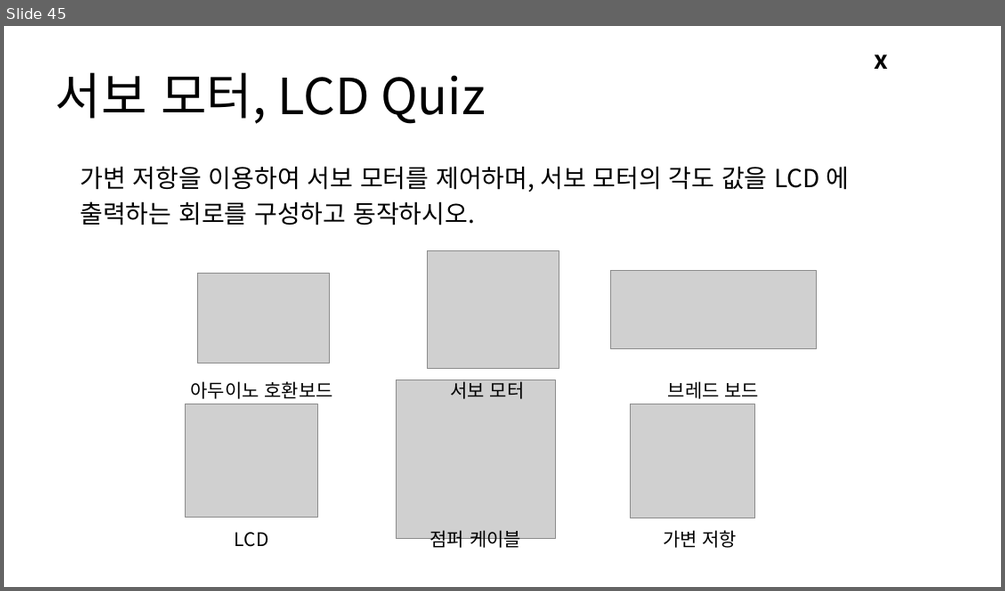
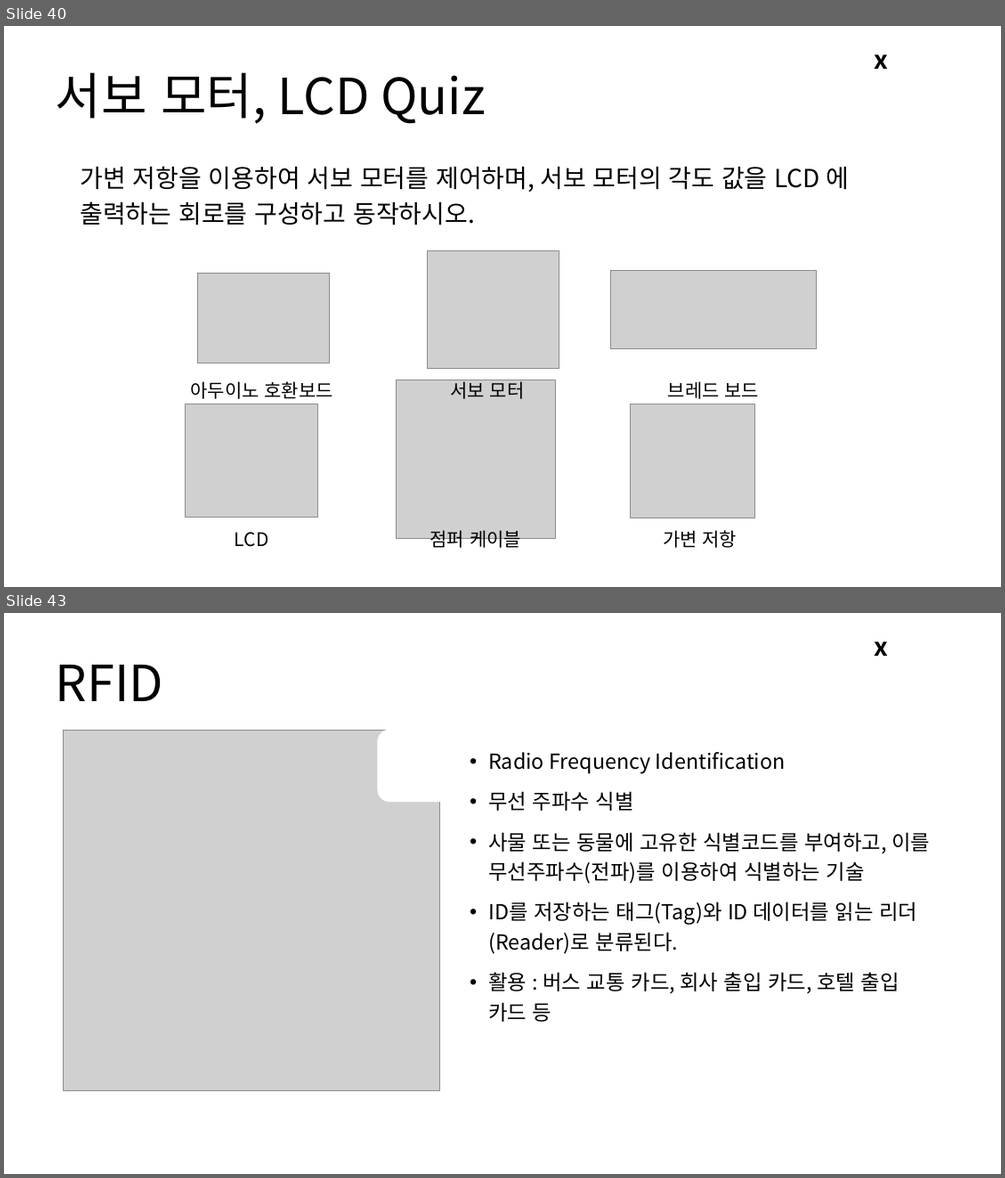
Before and after one commit to Leader-Lesson/KDT_RE_3rd, a slide deck: material/Arduino/03_아두이노 활용하기 2.pptx. Shown one above the other, each under a label of ours: slide 45 before the commit, slides 40 and 43 after it; the slides between them are not shown. The pictures are 1005x591 and 1005x1178 pixels, drawn with LibreOffice and Linux fonts; fonts in the diff are those of the drawing; grey boxes stand for pictures; background and template pictures are left out. Boxes give left, top, right and bottom in pixels: in the first picture for what was removed or moved away, otherwise in the second. Text is boxed around its words. In the diff, an @@ line names an element or a change of style, - is before the commit and + after.

```diff
--- a/material/Arduino/03_아두이노 활용하기 2.pptx
+++ b/material/Arduino/03_아두이노 활용하기 2.pptx
@@ slide 43 added at box(4, 613, 1001, 1174), background #FFFFFF; not listed: 1 template element that a slide beside it also shows @@
@@ title added at box(56, 665, 163, 701), 48 pt, text #000000 @@
+RFID
@@ picture added at box(64, 730, 440, 1091) @@
@@ rounded rectangle added at box(378, 730, 455, 802), fill #FFFFFF, outline #FFFFFF 1 pt @@
@@ text added at box(488, 752, 930, 1022), 20 pt, text #000000 @@
+• Radio Frequency Identification
+• 무선 주파수 식별
+• 사물 또는 동물에 고유한 식별코드를 부여하고, 이를 무선주파수(전파)를 이용하여 식별하는 기술
+• ID를 저장하는 태그(Tag)와 ID 데이터를 읽는 리더(Reader)로 분류된다.
+• 활용 : 버스 교통 카드, 회사 출입 카드, 호텔 출입 카드 등
@@ what was slide 45 is now slide 40 @@
```
Also in this commit, not shown: 6 slides changed, 15 other slides added, 11 slides removed, 5 other files.
